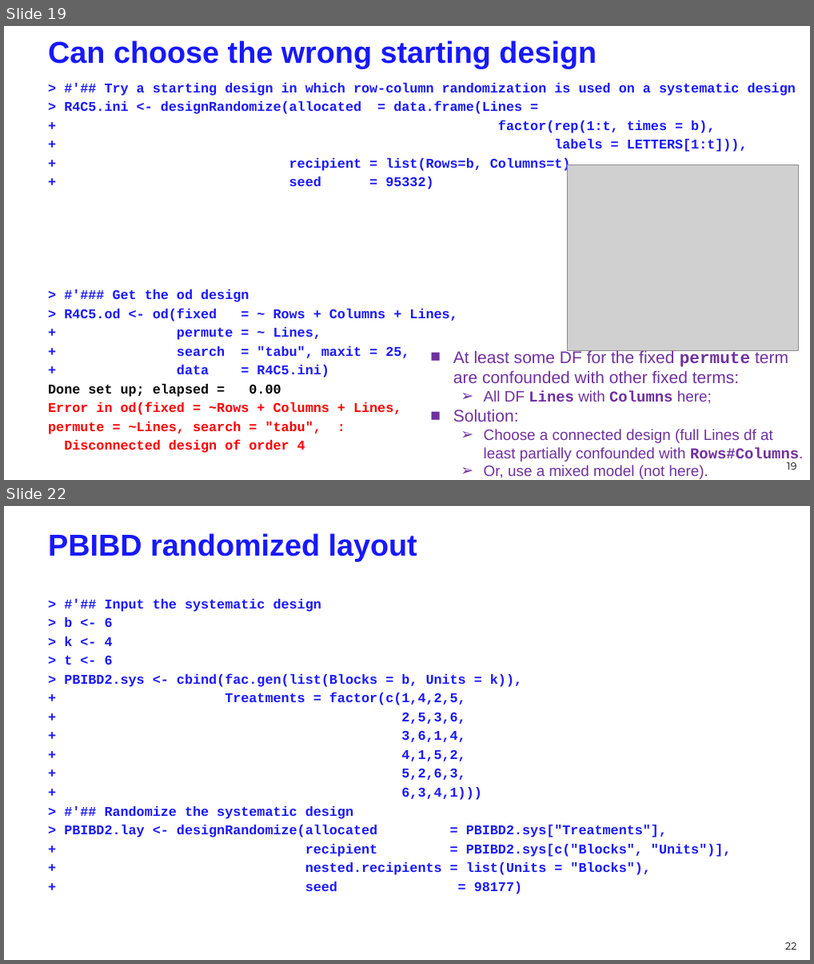
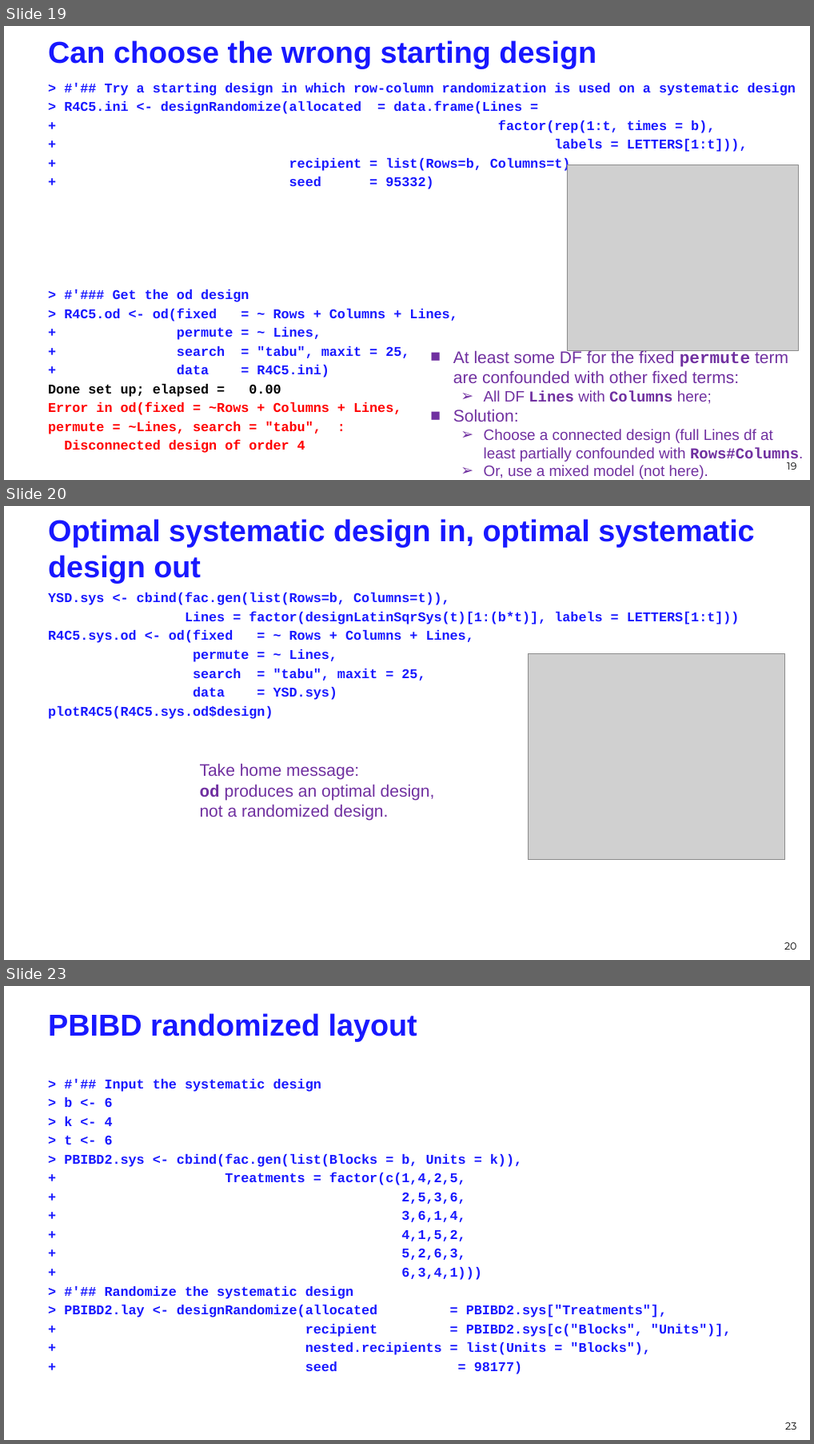
Before and after one commit to briencj/webcjb, a slide deck: multitier/DesignWorkshopSess2.v4.ppsx. Shown one above the other, each under a label of ours: slides 19 and 22 before the commit, slides 19, 20 and 23 after it; the slides between them are not shown. The pictures are 814x964 and 814x1444 pixels, drawn with LibreOffice and Linux fonts; fonts in the diff are those of the drawing; grey boxes stand for pictures. Boxes give left, top, right and bottom in pixels: in the first picture for what was removed or moved away, otherwise in the second. Text is boxed around its words. In the diff, an @@ line names an element or a change of style, - is before the commit and + after.

```diff
--- a/multitier/DesignWorkshopSess2.v4.ppsx
+++ b/multitier/DesignWorkshopSess2.v4.ppsx
@@ slide 20 added at [4,506,810,960], background #FFFFFF @@
@@ title added at [48,519,754,584], 36 pt, text #1818FF, bold @@
+Optimal systematic design in, optimal systematic design out
@@ text added at [48,592,740,719], 16 pt, text #1818FF, bold @@
+YSD.sys <- cbind(fac.gen(list(Rows=b, Columns=t)),
+Lines = factor(designLatinSqrSys(t)[1:(b*t)], labels = LETTERS[1:t]))
+R4C5.sys.od <- od(fixed = ~ Rows + Columns + Lines,
+permute = ~ Lines,
+search = "tabu", maxit = 25,
+data = YSD.sys)
+plotR4C5(R4C5.sys.od$design)
@@ picture added at [529,654,786,860] @@
@@ text added at [200,763,435,820], 20 pt, text #7030A0 @@
+Take home message:
+od produces an optimal design, not a randomized design.
@@ page number added at [785,942,797,949], 12 pt, text #000000 @@
+20
@@ what was slide 22 is now slide 23 @@
@@ page number at [786,1422,797,1429]: text changed @@
-22
+23
```
Also in this commit, not shown: 6 slides changed, 1 other file.
